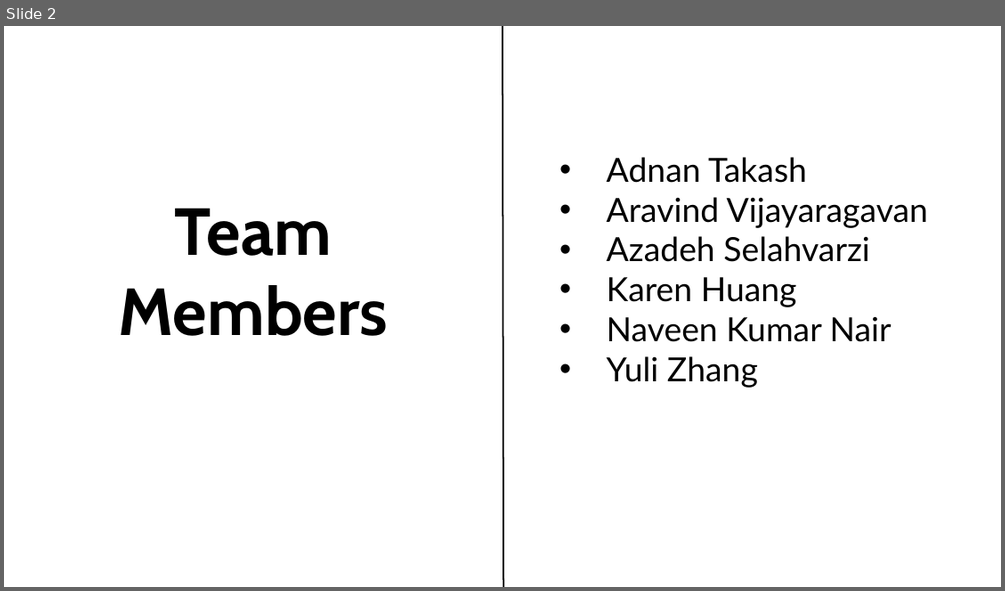
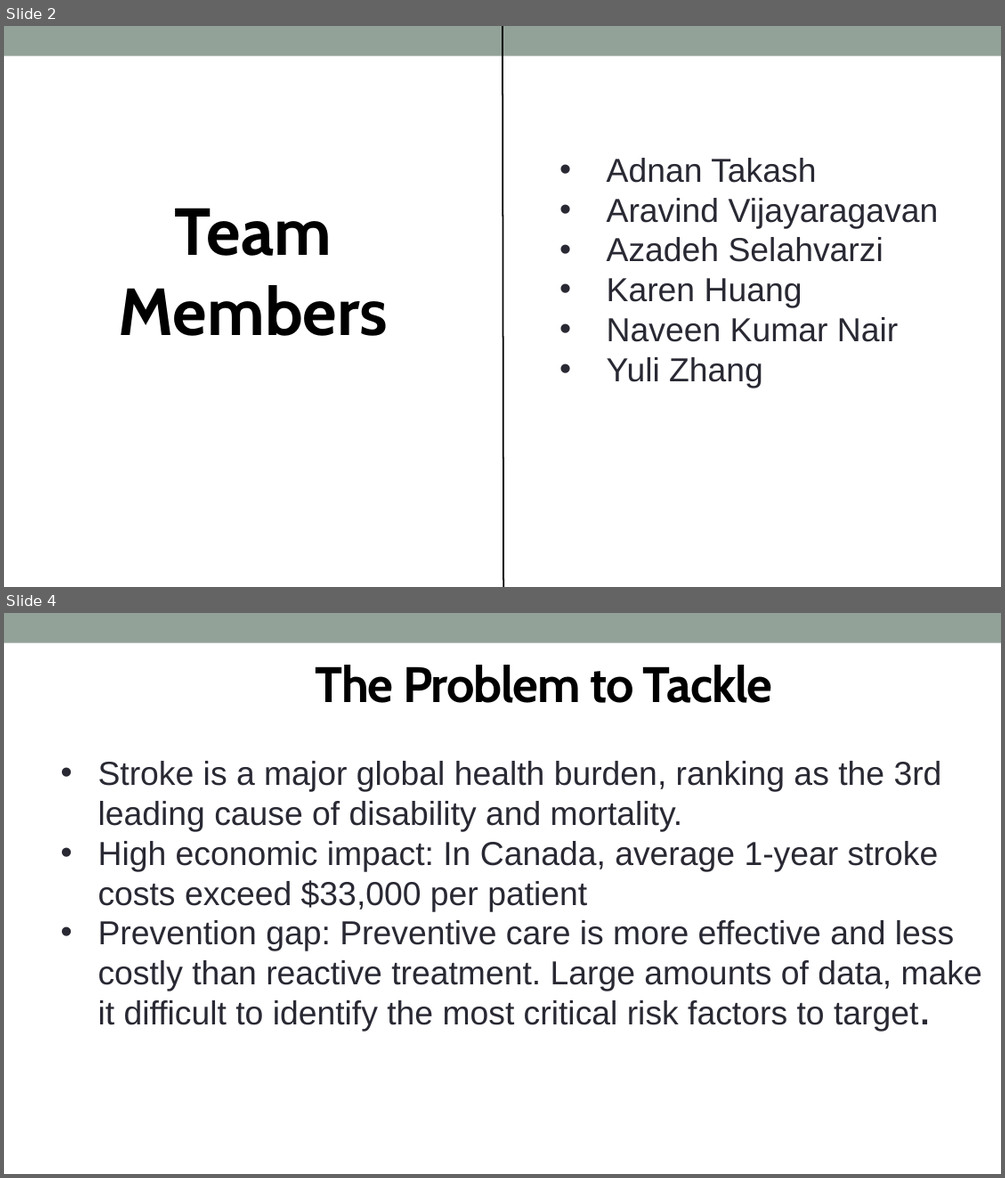
Before and after one commit to adnt01/stroke_factors_analysis, a slide deck: report_and_presentation/Cohort8_DS3_Presentation.pptx. Shown one above the other, each under a label of ours: slide 2 before the commit, slides 2 and 4 after it; the slides between them are not shown. The pictures are 1005x591 and 1005x1178 pixels, drawn with LibreOffice and Linux fonts; fonts in the diff are those of the drawing; background and template pictures are left out. Boxes give left, top, right and bottom in pixels: in the first picture for what was removed or moved away, otherwise in the second. Text is boxed around its words. In the diff, an @@ line names an element or a change of style, - is before the commit and + after.

Commit message:
update presentation format

```diff
--- a/report_and_presentation/Cohort8_DS3_Presentation.pptx
+++ b/report_and_presentation/Cohort8_DS3_Presentation.pptx
@@ slide 4 added at bbox=[4, 613, 1001, 1174], background #FFFFFF; not listed: 1 template element that a slide beside it also shows @@
@@ text added at bbox=[316, 665, 773, 703], 48 pt, text #000000, bold @@
+The Problem to Tackle
@@ text added at bbox=[98, 761, 982, 1031], 32 pt, text #292934 @@
+• Stroke is a major global health burden, ranking as the 3rd leading cause of disability and mortality.
+• High economic impact: In Canada, average 1-year stroke costs exceed $33,000 per patient
+• Prevention gap: Preventive care is more effective and less costly than reactive treatment. Large amounts of data, make it difficult to identify the most critical risk factors to target.
@@ slide 2 changed as well @@
@@ rectangle added at bbox=[4, 26, 1001, 56], fill #93A299 @@
@@ text "Adnan Takash" at bbox=[607, 158, 938, 388]: font Lato to Arial, text colour #000000 to #292934 @@
```
Also in this commit, not shown: 19 other slides changed, 1 slide removed.
